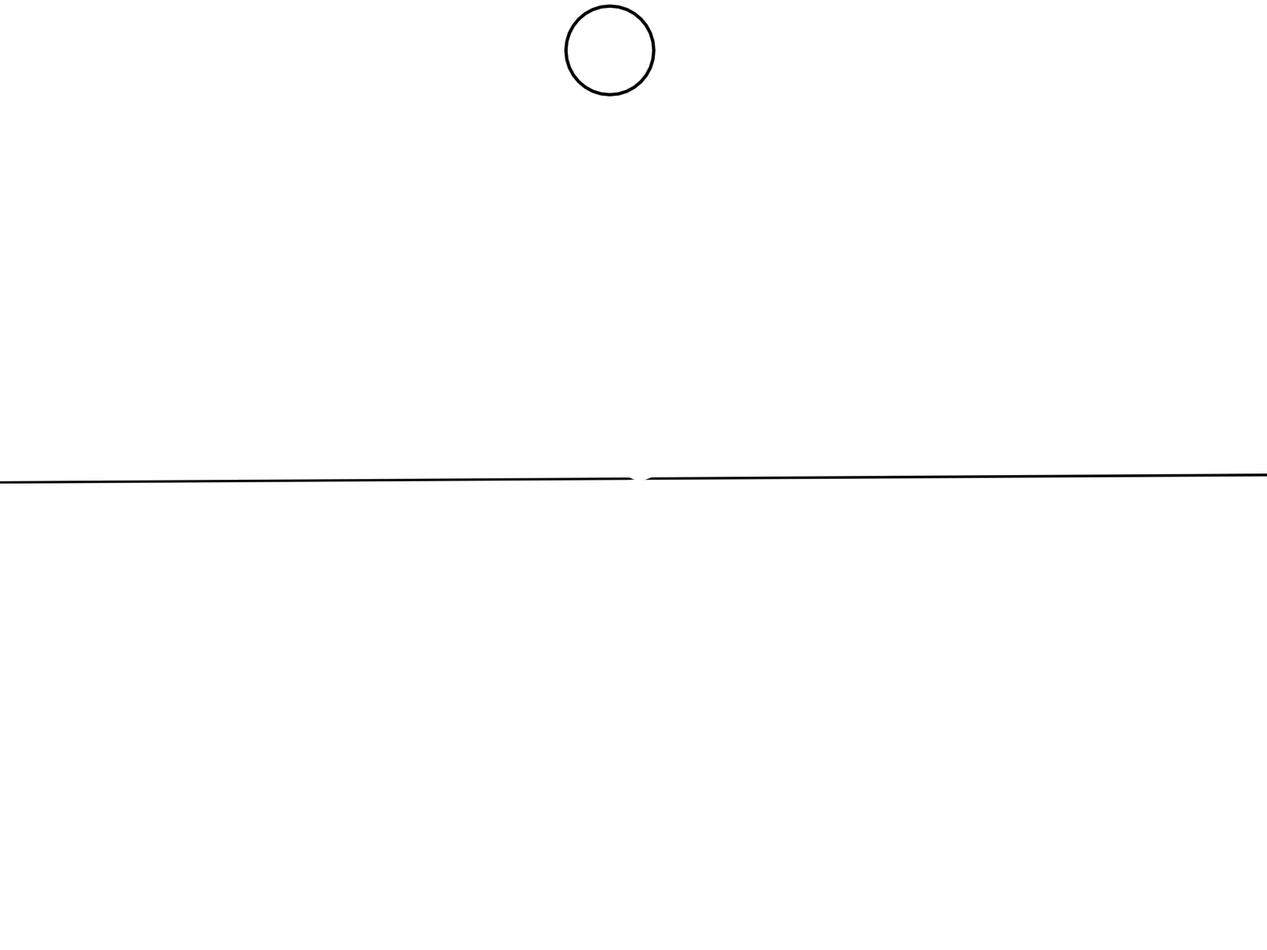
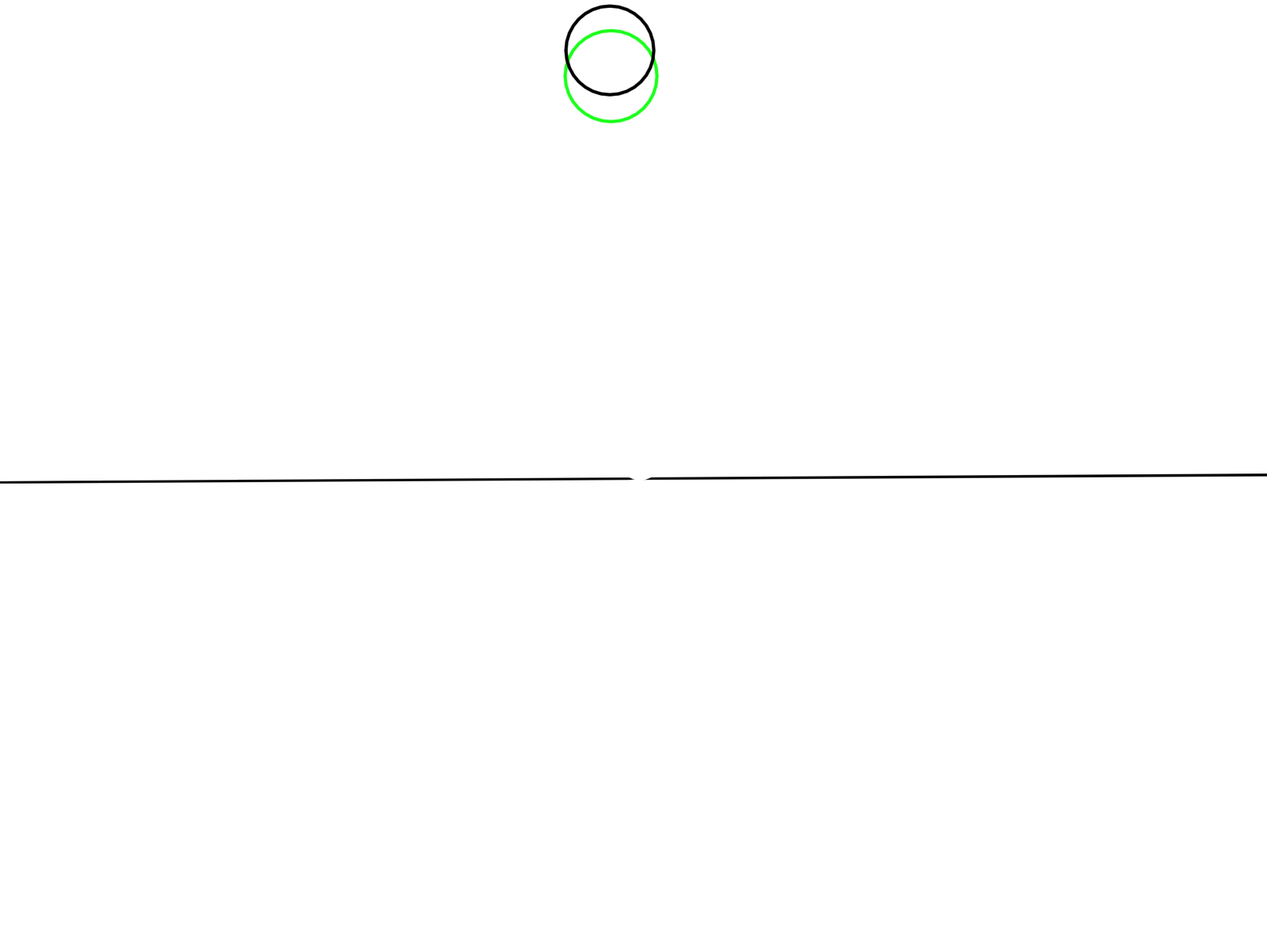
Layers edited between the first and the second 1267 × 950 image:
painted on "Layer 1" over [562, 28, 659, 124]
